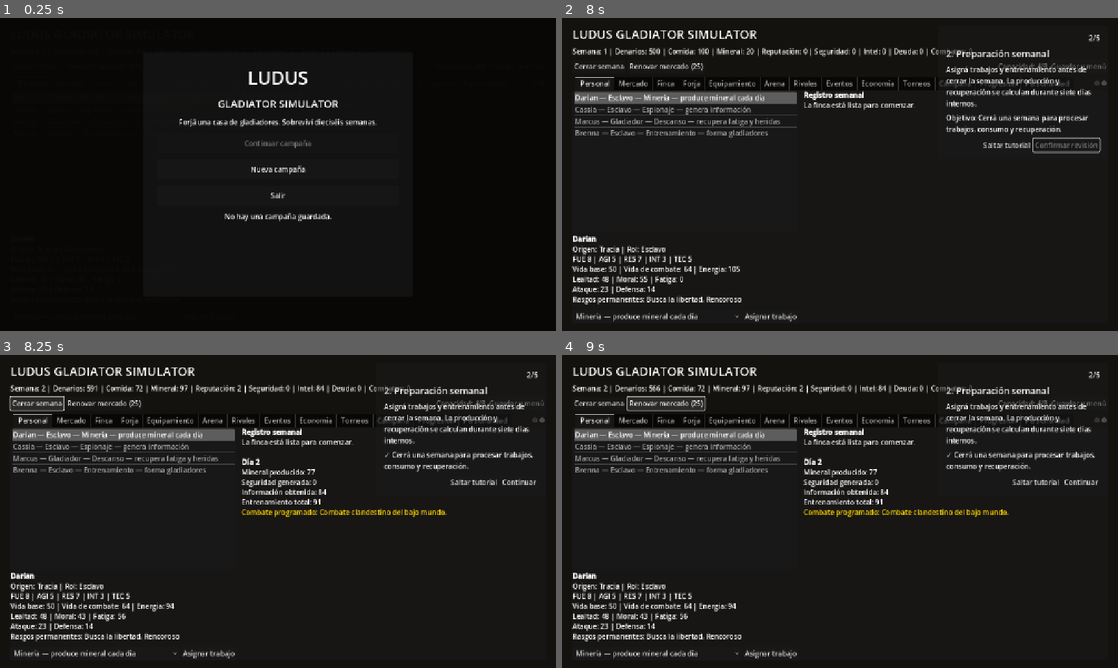
Above: before the commit, frames 1-4 (two rows, left to right).
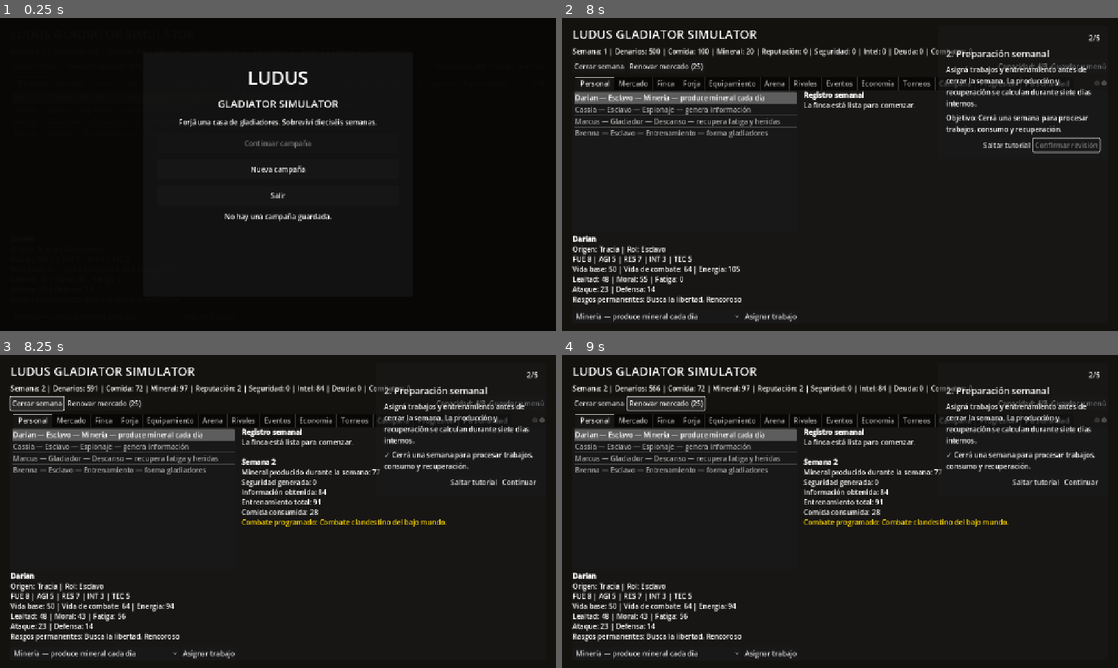
Above: after the commit, the same moments.

Repository: syfaadelia67-bot/Ludus-Gladiator-Simulator
Game: Godot game, scene res://scenes/Main.tscn
Same seed, same stepped clock (60 frames per second), same inputs: the game is played once before the commit and once after it.
Inputs (mouse positions are in pixels of both pictures, inside the frame that each line leads up to):
- Up to frame 1 (0.25 s): no input
- Up to frame 2 (8 s): click "Cerrar semana" at 0.5 s; click "Renovar mercado (25)" at 1.25 s; click "Guardar y menú" at 2 s; click "Minería — produce mineral cad…" at 2.75 s; click "Asignar trabajo" at 3.5 s; click "Nueva campaña" at 4.25 s; click (840, 127) at 5.02 s; type "Alex" at 5.1 s; click "Comenzar campaña" at 5.75 s; click "Confirmar revisión" at 6.5 s; click "Continuar" at 7.25 s
- Up to frame 3 (8.25 s): click "Cerrar semana" at 8 s
- Up to frame 4 (9 s): click "Renovar mercado (25)" at 8.75 s

Frames 1-2 are identical in both runs. In frame 3, 1.1% of the frame differs, in the area x 43-81%, y 32-55%; in frame 4, 1.1%.

Commit message:
Use weekly signals in main campaign interface

Diff:
--- a/game/scripts/ui/main.gd
+++ b/game/scripts/ui/main.gd
@@ -40,7 +40,7 @@
 var tactic_ids: Array[String] = []
 
 func _ready() -> void:
-    advance_button.pressed.connect(_on_advance_day)
+    advance_button.pressed.connect(_on_advance_week)
     refresh_market_button.pressed.connect(_on_refresh_market)
     roster_list.item_selected.connect(_on_person_selected)
     market_list.item_selected.connect(_on_offer_selected)
@@ -52,8 +52,8 @@
     craft_button.pressed.connect(_on_craft_item)
     start_duel_button.pressed.connect(_on_start_duel)
     GameState.resources_changed.connect(_refresh_resources)
-    GameState.day_advanced.connect(_on_day_advanced)
-    GameState.daily_report.connect(_on_daily_report)
+    GameState.week_advanced.connect(_on_week_advanced)
+    GameState.weekly_report.connect(_on_weekly_report)
     RosterManager.roster_changed.connect(_refresh_roster)
     MarketManager.market_changed.connect(_refresh_market)
     MarketManager.purchase_completed.connect(_on_purchase_completed)
@@ -88,8 +88,8 @@
     for tactic_id in tactic_ids:
         tactic_selector.add_item(CombatManager.get_tactic_name(tactic_id))
 
-func _on_advance_day() -> void:
-    GameState.advance_day()
+func _on_advance_week() -> void:
+    GameState.advance_week()
 
 func _on_refresh_market() -> void:
     MarketManager.refresh_market(true)
@@ -144,7 +144,7 @@
     var fighter_id := gladiator_ids[gladiator_selector.selected]
     var tactic_id := tactic_ids[tactic_selector.selected] if tactic_selector.selected >= 0 else "balanced"
     start_duel_button.disabled = true
-    arena_result.text = "El combate está comenzando..."
+    arena_result.text = "El combate semanal está comenzando..."
     CombatManager.simulate_duel(fighter_id, tactic_id)
     start_duel_button.disabled = false
 
@@ -176,7 +176,7 @@
     combat_log.append_text("[b]Crónica de la arena[/b]\n")
     for entry in result.get("log", []):
         combat_log.append_text("%s\n" % str(entry))
-    activity_log.append_text("\n[color=gold]%s terminó un duelo en %d rondas.[/color]" % [result.get("fighter", "El gladiador"), int(result.get("rounds", 0))])
+    activity_log.append_text("\n[color=gold]%s terminó el combate semanal en %d rondas.[/color]" % [result.get("fighter", "El gladiador"), int(result.get("rounds", 0))])
 
 func _set_bar(bar: ProgressBar, value: int, maximum: int) -> void:
     bar.max_value = maxi(1, maximum)
@@ -190,14 +190,15 @@
 func _append_warning(text: String) -> void:
     activity_log.append_text("\n[color=orange]%s[/color]" % text)
 
-func _on_day_advanced(day: int) -> void:
-    activity_log.append_text("\n\n[b]Día %d[/b]" % day)
-
-func _on_daily_report(report: Dictionary) -> void:
-    activity_log.append_text("\nMineral producido: %d" % int(report.get("ore", 0)))
+func _on_week_advanced(week: int) -> void:
+    activity_log.append_text("\n\n[b]Semana %d[/b]" % week)
+
+func _on_weekly_report(report: Dictionary) -> void:
+    activity_log.append_text("\nMineral producido durante la semana: %d" % int(report.get("ore", 0)))
     activity_log.append_text("\nSeguridad generada: %d" % int(report.get("security", 0)))
     activity_log.append_text("\nInformación obtenida: %d" % int(report.get("intel", 0)))
     activity_log.append_text("\nEntrenamiento total: %d" % int(report.get("training", 0)))
+    activity_log.append_text("\nComida consumida: %d" % int(report.get("food_consumed", 0)))
     for person_name_value in report.get("promotions", []):
         activity_log.append_text("\n[color=gold]%s completó su formación y ahora es gladiador.[/color]" % person_name_value)
 
